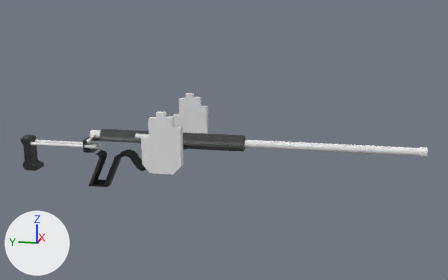
Two versions of the FBX model Assets/Models/smg+hands.fbx, one commit apart.
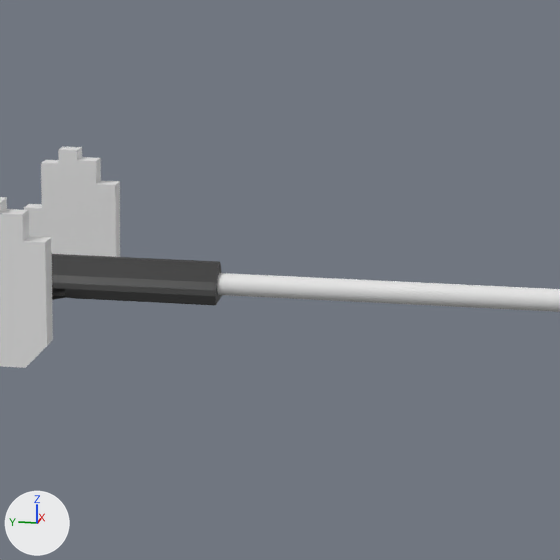
Old and new are each drawn whole from a 50 mm camera at (-5.83, -1.95, 1.63) aimed at (0.22, -0.74, 0.12) and again close up on the part from 37% to 83% of the width and 14% to 88% of the height. The lights are fixed; the arrows at lower left show +X, +Y and +Z. Where no turn or scale is listed for an object, it has been applied to the vertices. Vertices at the same position are counted once.

Names of what the first close-up shows: 'Cube', 'handsmodel'.
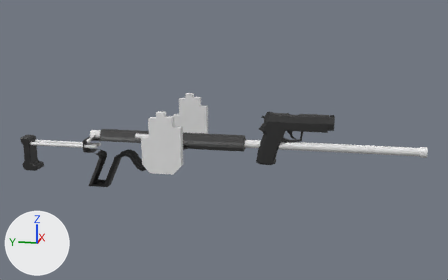
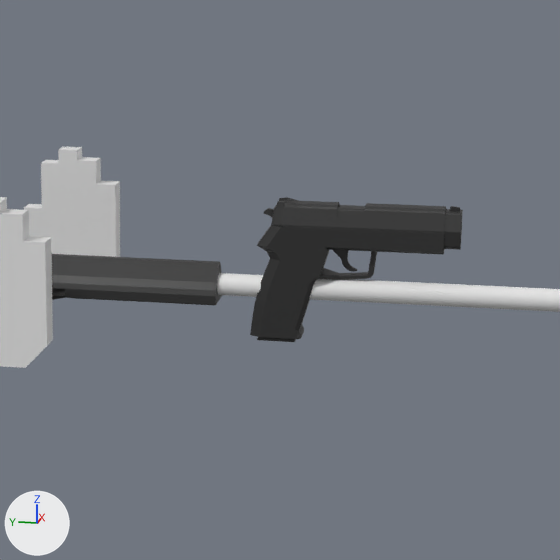
Changed parts and their boxes [x1, y1, x2, y2] in the close-ups (560 x 560 px):
'Cube', reshaped: before [52, 254, 560, 312]; after [52, 197, 560, 342]
part 1 of me_cube_001, added (black): after [250, 205, 463, 339]
part 2 of me_cube_001, added (black): after [271, 197, 446, 233]
part 3 of me_cube_001, added: after [264, 208, 274, 217]
part 4 of me_cube_001, added: after [257, 337, 296, 342]

Patch to the scene script:
```diff
--- a/Assets/Models/smg+hands.fbx.py
+++ b/Assets/Models/smg+hands.fbx.py
@@ me_cube_001 @@
 # used by ob_cube; location = (0.0, 0.0, 0.1)
-me_cube_001.from_pydata(...)  # 1488 vertices, 1296 faces; spans x -0.2..0.08, y -2.7..1.37, z -0.48..0.13
+me_cube_001.from_pydata(...)  # 2028 vertices, 1738 faces; spans x -0.2..0.08, y -2.7..1.37, z -0.48..0.37
+# me_cube_001 part 1: a new loose piece of 328 vertices spanning x -0.06..0.06, y -1.84..-1.11, z -0.13..0.37, in mat_dark (black #2a2a2a)
+# me_cube_001 part 2: a new loose piece of 172 vertices spanning x -0.06..0.06, y -1.78..-1.18, z 0.28..0.37, in mat_dark (black #2a2a2a)
+# me_cube_001 part 3: a new loose piece of 24 vertices spanning x -0.01..0.01, y -1.19..-1.15, z 0.28..0.34, in mat_dark (black #2a2a2a)
+# me_cube_001 part 4: a new loose piece of 16 vertices spanning x -0.04..0.05, y -1.36..-1.13, z -0.14..0.18, in mat_dark (black #2a2a2a)
 me_cube_001.materials.append(mat_dark)
```
